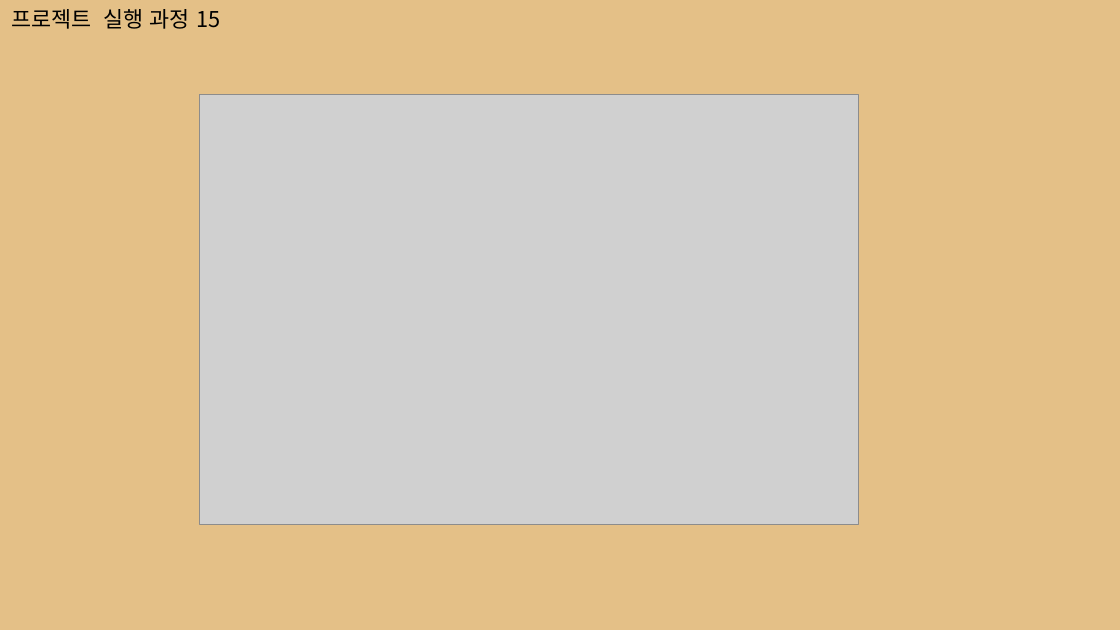
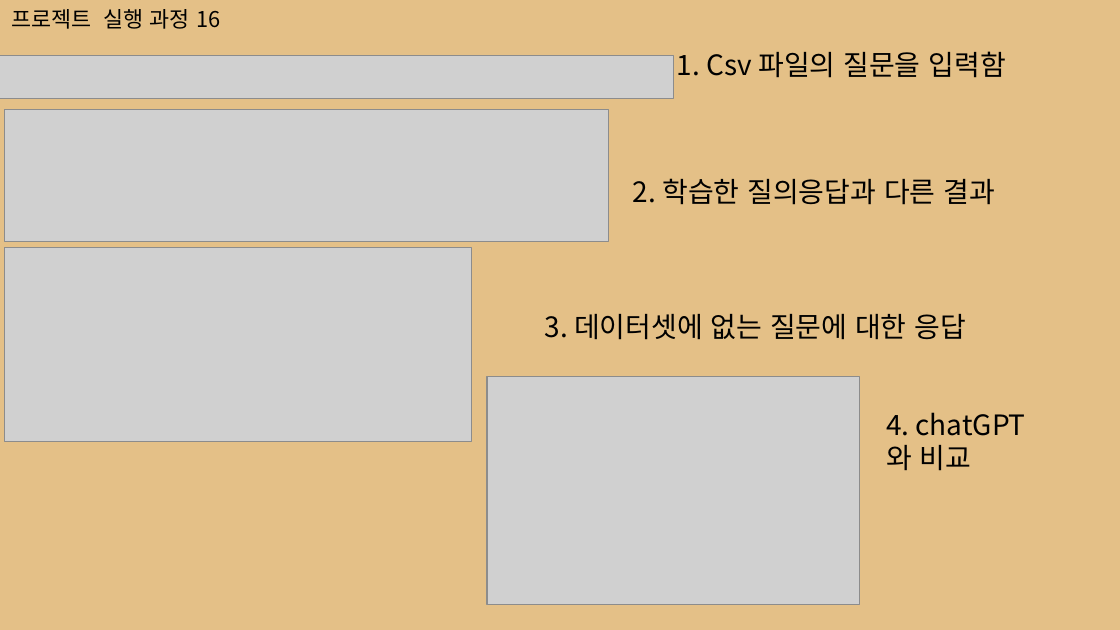
Before and after one commit to mkm625/test_git, a slide deck: slide 19 of 맞춤형 학습 도우미-5조_진행1.pptx (slide 18 before the commit). Drawn at 1120x630 pixels with LibreOffice and Linux fonts; fonts in the diff are those of the drawing; grey boxes stand for pictures. Boxes give left, top, right and bottom in pixels: in the first picture for what was removed or moved away, otherwise in the second. Text is boxed around its words. In the diff, an @@ line names an element or a change of style, - is before the commit and + after.

```diff
--- a/맞춤형 학습 도우미-5조_진행1.pptx
+++ b/맞춤형 학습 도우미-5조_진행1.pptx
@@ text at bbox=[11, 9, 220, 29]: text changed @@
-프로젝트 실행 과정 15
+프로젝트 실행 과정 16
@@ picture added at bbox=[0, 55, 673, 97] @@
@@ text added at bbox=[677, 51, 1006, 78], 18 pt, text #000000 @@
+1. Csv 파일의 질문을 입력함
@@ picture: place and size @@
-picture at bbox=[199, 94, 858, 524]
+picture at bbox=[4, 110, 608, 242]
@@ text added at bbox=[633, 178, 995, 205], 18 pt, text #000000 @@
+2. 학습한 질의응답과 다른 결과
@@ picture added at bbox=[4, 248, 472, 441] @@
@@ text added at bbox=[545, 314, 967, 340], 18 pt, text #000000 @@
+3. 데이터셋에 없는 질문에 대한 응답
@@ picture added at bbox=[487, 376, 860, 605] @@
@@ text added at bbox=[886, 415, 972, 471], 18 pt, text #000000 @@
+4. chatGPT와 비교
```
Also in this commit, not shown: 3 other slides changed, 1 slide added.
